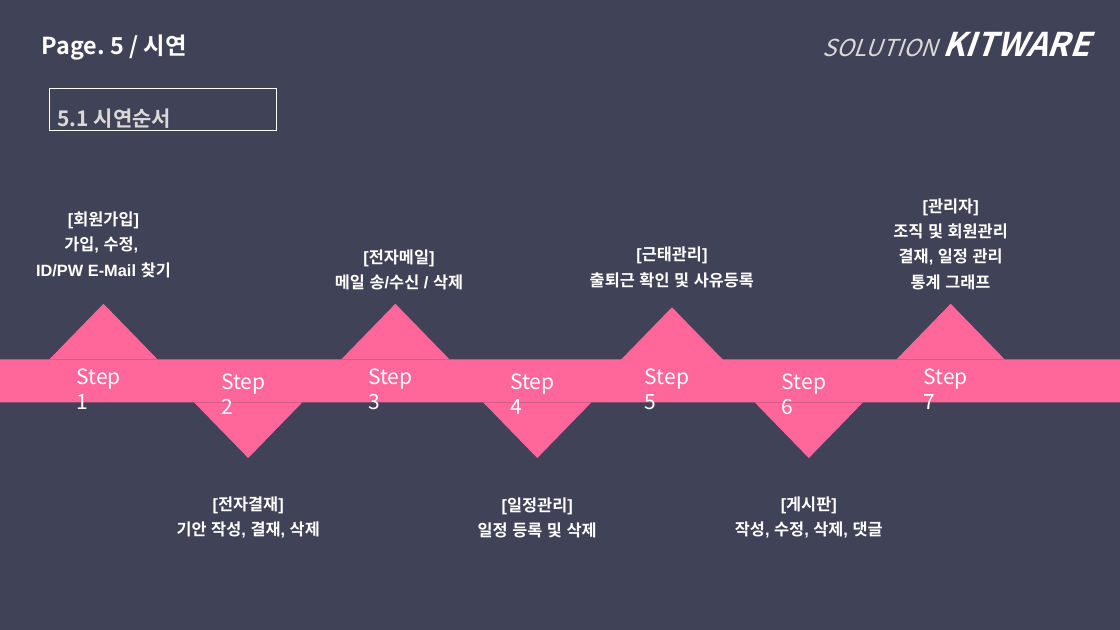
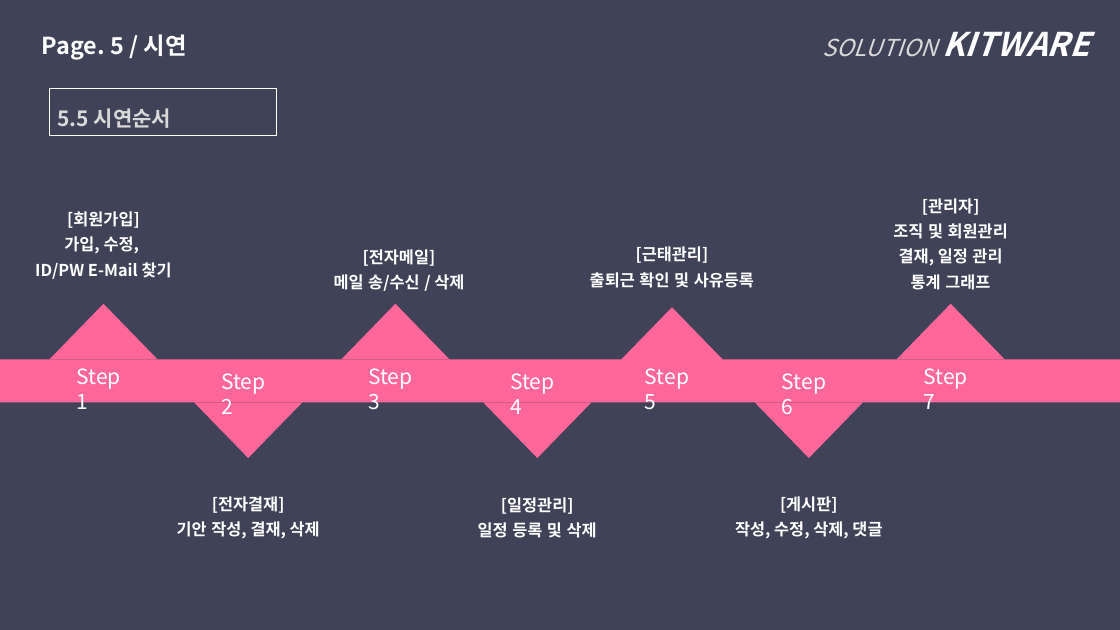
Before and after one commit to phoresis92/GroupWare, a slide deck: slide 39 of 1조 최종발표.pptx (slide 25 before the commit). Drawn at 1120x630 pixels with LibreOffice and Linux fonts; fonts in the diff are those of the drawing. Boxes give left, top, right and bottom in pixels: in the first picture for what was removed or moved away, otherwise in the second. Text is boxed around its words. In the diff, an @@ line names an element or a change of style, - is before the commit and + after.

```diff
--- a/1조 최종발표.pptx
+++ b/1조 최종발표.pptx
@@ rectangle "5.5 시연순서": place and size @@
-rectangle "5.5 시연순서" at box(50, 89, 276, 131)
+rectangle "5.5 시연순서" at box(50, 89, 276, 136)
@@ text in rectangle at box(58, 108, 171, 128): text changed @@
-5.1 시연순서
+5.5 시연순서
@@ font Arial to Noto Sans CJK KR in 7 elements at box(590, 246, 754, 288), box(35, 211, 172, 279), box(735, 496, 882, 539), box(478, 497, 597, 538), box(334, 249, 464, 291), box(893, 198, 1008, 290), box(177, 496, 320, 538) @@
```
Also in this commit, not shown: 16 other slides changed.
